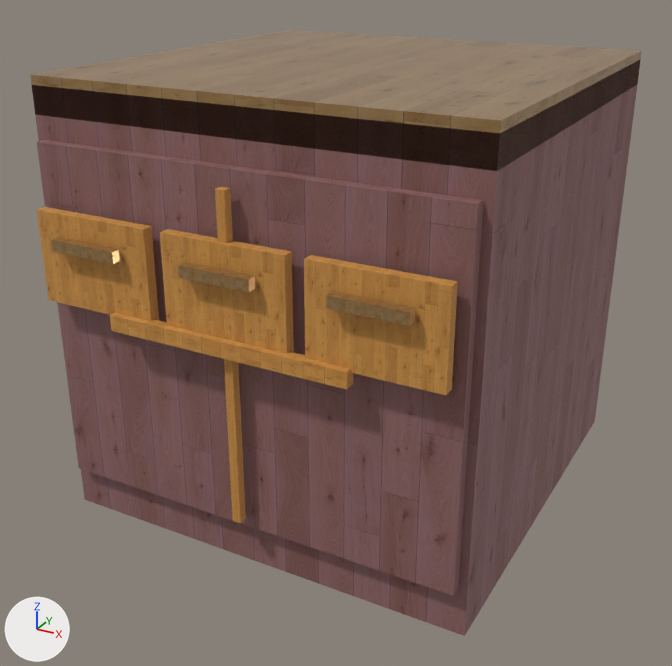
One commit to the glTF model assets/models/kitchen.gltf: the scene before it, then after it.
Rendered twice from a 50 mm lens placed at (0.98, -1.904, 0.8), pointed at (-0.009, -0.107, -0.099). The lights are fixed; the arrows at lower left show +X, +Y and +Z. The first picture is the older version.

Names of what the first picture shows: 'body', 'counter', 'drawer_-0.32', 'drawer_0', 'drawer_0.32', 'drawer_handle_-0.32', 'drawer_handle_0', 'drawer_handle_0.32', 'front', 'handle', 'joint'.
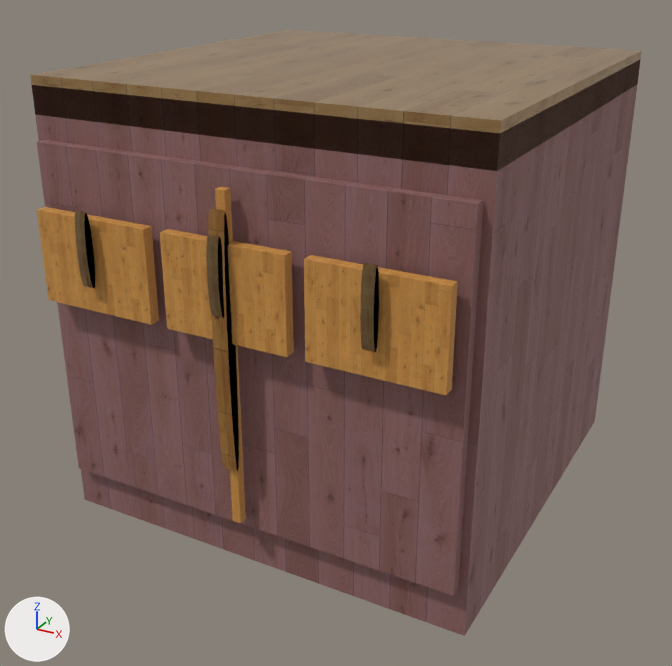
The change, as a list of edits to the scene's bpy script:
```text
Add me_kitchen_metal_cylinder:
    me_kitchen_metal_cylinder.from_pydata(...)  # 52 vertices, 96 faces; spans x -0.5..0.5, y -0.5..0.5, z -0.5..0.5
    me_kitchen_metal_cylinder.materials.append(mat_metal)
Add me_kitchen_accent_cylinder:
    me_kitchen_accent_cylinder.from_pydata(...)  # 52 vertices, 96 faces; spans x -0.5..0.5, y -0.5..0.5, z -0.5..0.5
    me_kitchen_accent_cylinder.materials.append(mat_accent)
Change ob_handle:
    ob_handle: bpy.data.objects.new('handle', me_kitchen_accent) -> bpy.data.objects.new('handle', me_kitchen_accent_cylinder)
    ob_handle.rotation_euler: (0.0, 0.0, 0.0) -> (0.0, 1.571, 0.0)  # degrees (0, 0, 0) -> degrees (0, 90, 0)
Change ob_drawer_handle__0_32:
    ob_drawer_handle__0_32: bpy.data.objects.new('drawer_handle_-0.32', me_kitchen_metal) -> bpy.data.objects.new('drawer_handle_-0.32', me_kitchen_metal_cylinder)
    ob_drawer_handle__0_32.rotation_euler: (0.0, 0.0, 0.0) -> (0.0, 1.571, 0.0)  # degrees (0, 0, 0) -> degrees (0, 90, 0)
Change ob_drawer_handle_0:
    ob_drawer_handle_0: bpy.data.objects.new('drawer_handle_0', me_kitchen_metal) -> bpy.data.objects.new('drawer_handle_0', me_kitchen_metal_cylinder)
    ob_drawer_handle_0.rotation_euler: (0.0, 0.0, 0.0) -> (0.0, 1.571, 0.0)  # degrees (0, 0, 0) -> degrees (0, 90, 0)
Change ob_drawer_handle_0_32:
    ob_drawer_handle_0_32: bpy.data.objects.new('drawer_handle_0.32', me_kitchen_metal) -> bpy.data.objects.new('drawer_handle_0.32', me_kitchen_metal_cylinder)
    ob_drawer_handle_0_32.rotation_euler: (0.0, 0.0, 0.0) -> (0.0, 1.571, 0.0)  # degrees (0, 0, 0) -> degrees (0, 90, 0)
```

Location of each change, (x1, y1, x2, y2) in pixels of the pictures (672 x 666 px):
'handle', reshaped, turned
    before: (110, 313, 353, 389)
    after: (208, 208, 239, 472)
'drawer_handle_0.32', reshaped, turned
    before: (326, 291, 415, 326)
    after: (361, 263, 379, 352)
'drawer_handle_0', reshaped, turned
    before: (178, 262, 255, 292)
    after: (206, 235, 224, 318)
'drawer_handle_-0.32', reshaped, turned
    before: (51, 237, 120, 264)
    after: (75, 211, 95, 289)
